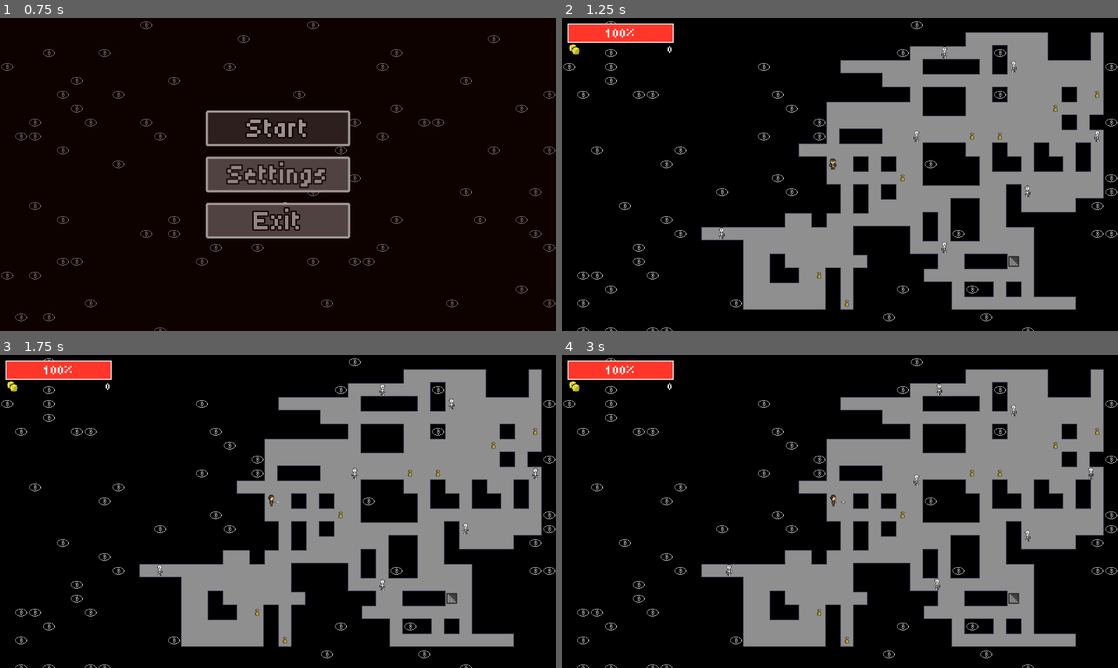
Above: before the commit, frames 1-4 (two rows, left to right).
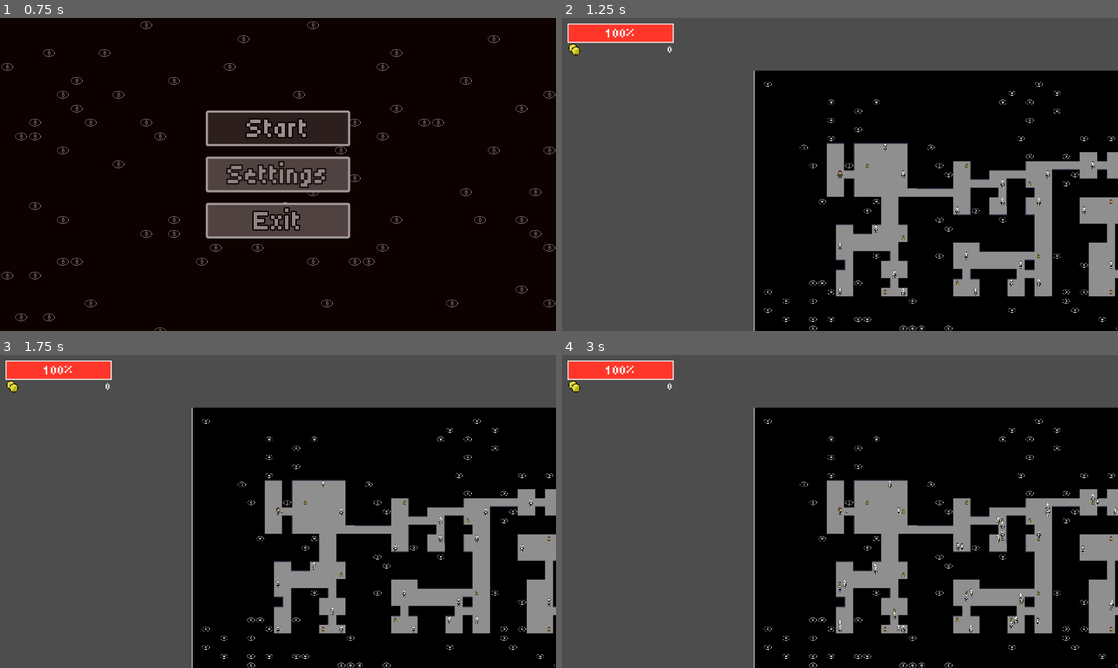
Above: after the commit, the same moments.

Repository: Morfinic/Godot-Inzynierka
Game: Godot game, scene res://Scenes/Main_Menu/MainMenu.tscn
The game is run twice, just before and just after one commit, with the same random seed, the same clock (stepped at 60 frames per second) and the same inputs. Sound files missing from this copy of the repository are replaced by a short silence.
Inputs:
- Up to frame 1 (0.75 s): click "Start" at 0.5 s
- Up to frame 2 (1.25 s): no input
- Up to frame 3 (1.75 s): hold Right (attack_right) from 1.28 s (still down); hold E (interact) from 1.28 s (still down)
- Up to frame 4 (3 s): release Right (attack_right) at 2.03 s; release E (interact) at 2.03 s; hold Down (attack_down) 2.03-2.78 s; tap E (interact) at 2.1 s; hold Right (attack_right) from 2.78 s (still down); hold E (interact) from 2.78 s (still down)

Frame 1 is identical in both runs. In frame 2, 72% of the frame differs, in the area x 0-100%, y 0-100%; in frame 3, 72%; in frame 4, 72%.

Commit message:
Dodano trzeci algorytm proceduralnej generacji

Diff:
--- a/Globals/Resources/Resources.gd
+++ b/Globals/Resources/Resources.gd
@@ -10,6 +10,7 @@
 @export var level_manager: PackedScene
 @export var walker_level: PackedScene
 @export var walker_room_level: PackedScene
+@export var bsp_level: PackedScene
 
 
 @export_category("Audio")
--- a/Globals/Resources/Resources.tscn
+++ b/Globals/Resources/Resources.tscn
@@ -9,6 +9,7 @@
 [ext_resource type="AudioStream" uid="uid://bwivtg8kk7ak5" path="res://Assets/Audio/coin_pickup.mp3" id="7_fo472"]
 [ext_resource type="PackedScene" uid="uid://ckoowfok1w3qo" path="res://Scenes/Game_Manager/Level_Generators/Walker_Room/Walker_Room_Level.tscn" id="7_xcgfi"]
 [ext_resource type="AudioStream" uid="uid://b63bjfa8h3tai" path="res://Assets/Audio/background_noise.mp3" id="8_4ydtg"]
+[ext_resource type="PackedScene" uid="uid://bo6x2rej6rm0y" path="res://Scenes/Game_Manager/Level_Generators/BSP_Level/BSP_Level.tscn" id="8_k1ssm"]
 [ext_resource type="AudioStream" uid="uid://cl3txsml7khha" path="res://Assets/Audio/bone_break.mp3" id="9_ar5q2"]
 [ext_resource type="AudioStream" uid="uid://byi0ja7tgkbac" path="res://Assets/Audio/bone_crack2.mp3" id="10_4s48v"]
 [ext_resource type="AudioStream" uid="uid://xj53yiqihtts" path="res://Assets/Audio/pain_noise_1.mp3" id="11_twokm"]
@@ -24,6 +25,7 @@
 level_manager = ExtResource("5_whbsg")
 walker_level = ExtResource("6_tjdsw")
 walker_room_level = ExtResource("7_xcgfi")
+bsp_level = ExtResource("8_k1ssm")
 coin_pickup = ExtResource("7_fo472")
 background_noise = ExtResource("8_4ydtg")
 bone_break = ExtResource("9_ar5q2")
--- a/Scenes/Actors/Player/Player.tscn
+++ b/Scenes/Actors/Player/Player.tscn
@@ -1340,13 +1340,12 @@
 
 [node name="Stats" parent="." node_paths=PackedStringArray("hurt_sound_player") instance=ExtResource("2_tvyju")]
 unique_name_in_owner = true
-max_health = 10.0
+max_health = 100.0
 base_damage = 10.0
 hurt_sound_player = NodePath("../Audio/Hurt_Sound")
 
 [node name="Camera2D" type="Camera2D" parent="."]
-enabled = false
-zoom = Vector2(4, 4)
+zoom = Vector2(0.65, 0.65)
 
 [node name="Sprite2D" type="AnimatedSprite2D" parent="."]
 sprite_frames = SubResource("SpriteFrames_fnwby")
--- a/Scenes/Actors/Player/player.gd
+++ b/Scenes/Actors/Player/player.gd
@@ -8,6 +8,9 @@
 
 @onready var animation_player: AnimationPlayer = $AnimationPlayer
 @onready var stats: Node = $Stats
+
+
+var dead: bool = false
 
 
 func _ready() -> void:
@@ -37,9 +40,9 @@
 
 
 func _death():
-	if animation_player.is_playing():
-		animation_player.stop()
-	animation_player.play("death")
+	if !dead:
+		dead = true
+		animation_player.play("death")
 
 
 func _death_screen():
--- a/Scenes/Actors/Skeleton_Enemy/attack_state.gd
+++ b/Scenes/Actors/Skeleton_Enemy/attack_state.gd
@@ -10,9 +10,17 @@
 @onready var attack_coll: CollisionShape2D = $"../../Attack_Area/CollisionShape2D"
 
 
+func _ready() -> void:
+	stats.stun_state.connect(_switch_to_Stun)
+
+
 func enter():
 	self_charBody.move_direction = Vector2.ZERO
 	$"../../AnimationPlayer".play("attack")
+
+
+func exit():
+	$"../../AnimationPlayer".stop()
 
 
 func calculate_state():
@@ -29,3 +37,7 @@
 	attack_coll.set_deferred("disabled", true)
 	if body.is_in_group("Player"):
 		body.get_node("Stats").take_damage(stats.damage)
+
+
+func _switch_to_Stun():
+	change_state.emit(self, "stunstate")
--- a/Scenes/Actors/Skeleton_Enemy/follow.gd
+++ b/Scenes/Actors/Skeleton_Enemy/follow.gd
@@ -10,6 +10,7 @@
 
 func _ready() -> void:
 	call_deferred("path_setup")
+	$"../../Stats".stun_state.connect(_switch_to_Stun)
 
 
 func enter():
@@ -43,3 +44,7 @@
 func _on_engage_area_body_exited(body: Node2D) -> void:
 	if body.is_in_group("Player"):
 		change_state.emit(self, "idlestate")
+
+
+func _switch_to_Stun():
+	change_state.emit(self, "stunstate")
--- a/Scenes/Actors/Skeleton_Enemy/idle.gd
+++ b/Scenes/Actors/Skeleton_Enemy/idle.gd
@@ -16,6 +16,7 @@
 func _ready() -> void:
 	tmp_move_options = move_options.duplicate()
 	tmp_move_options.shuffle()
+	$"../../Stats".stun_state.connect(_switch_to_Stun)
 
 
 func random_wander():
@@ -57,7 +58,7 @@
 	if self_charBody.get_slide_collision_count():
 		tmp_move_options.erase(move_direction)
 
-		self_charBody.position += move_direction * -2
+		self_charBody.position += move_direction * -5
 
 		random_wander()
 
@@ -67,3 +68,7 @@
 func _on_engage_area_body_entered(body: Node2D) -> void:
 	if body.is_in_group("Player"):
 		change_state.emit(self, "followstate")
+
+
+func _switch_to_Stun():
+	change_state.emit(self, "stunstate")
--- a/Scenes/Actors/Skeleton_Enemy/skeleton_enemy.gd
+++ b/Scenes/Actors/Skeleton_Enemy/skeleton_enemy.gd
@@ -4,6 +4,7 @@
 
 var player_body: CharacterBody2D
 var move_direction = Vector2.ZERO
+var dead: bool = false
 
 
 @export var move_speed = 35.0
@@ -23,12 +24,18 @@
 	move_and_slide()
 
 
+#func _death():
+	#$Terrain_Collision.disabled = true
+	#RunStats.EnemiesKilled += 1
+	#if $AnimationPlayer.is_playing():
+		#$AnimationPlayer.stop()
+	#$AnimationPlayer.play("death")
+
 func _death():
-	$Terrain_Collision.disabled = true
-	RunStats.EnemiesKilled += 1
-	if $AnimationPlayer.is_playing():
-		$AnimationPlayer.stop()
-	$AnimationPlayer.play("death")
+	if !dead:
+		dead = true
+		RunStats.EnemiesKilled += 1
+		$AnimationPlayer.play("death")
 
 func _death_anim():
 	queue_free()
--- a/Scenes/Actors/Skeleton_Enemy/skeleton_enemy.tscn
+++ b/Scenes/Actors/Skeleton_Enemy/skeleton_enemy.tscn
@@ -8,10 +8,12 @@
 [ext_resource type="PackedScene" uid="uid://2org5kcgins4" path="res://Scenes/Actors/stats.tscn" id="4_wda7t"]
 [ext_resource type="Script" path="res://Scenes/Actors/Skeleton_Enemy/state_machine.gd" id="5_q7gt7"]
 [ext_resource type="Script" path="res://Scenes/Actors/Skeleton_Enemy/idle.gd" id="6_arwbr"]
+[ext_resource type="Texture2D" uid="uid://bcvv13nuvv6lf" path="res://Scenes/Actors/Skeleton_Enemy/Assets/skeleton_stun.png" id="6_l1jy2"]
 [ext_resource type="Script" path="res://Scenes/Actors/Skeleton_Enemy/stun_timer.gd" id="6_xyj73"]
 [ext_resource type="Script" path="res://Scenes/Actors/Skeleton_Enemy/follow.gd" id="8_t4arp"]
 [ext_resource type="Script" path="res://Scenes/Actors/Skeleton_Enemy/attack_state.gd" id="9_a6p4p"]
 [ext_resource type="AudioStream" uid="uid://cl3txsml7khha" path="res://Assets/Audio/bone_break.mp3" id="12_bdqar"]
+[ext_resource type="Script" path="res://Scenes/Actors/Skeleton_Enemy/stun_state.gd" id="12_w58eg"]
 [ext_resource type="AudioStream" uid="uid://byi0ja7tgkbac" path="res://Assets/Audio/bone_crack2.mp3" id="13_jvje1"]
 
 [sub_resource type="AtlasTexture" id="AtlasTexture_lii23"]
@@ -48,6 +50,14 @@
 
 [sub_resource type="AtlasTexture" id="AtlasTexture_inxka"]
 atlas = ExtResource("2_lf12d")
+region = Rect2(15, 0, 15, 29)
+
+[sub_resource type="AtlasTexture" id="AtlasTexture_an45d"]
+atlas = ExtResource("6_l1jy2")
+region = Rect2(0, 0, 15, 29)
+
+[sub_resource type="AtlasTexture" id="AtlasTexture_iq61w"]
+atlas = ExtResource("6_l1jy2")
 region = Rect2(15, 0, 15, 29)
 
 [sub_resource type="AtlasTexture" id="AtlasTexture_10jns"]
@@ -100,6 +110,17 @@
 }],
 "loop": true,
 "name": &"Idle",
+"speed": 5.0
+}, {
+"frames": [{
+"duration": 1.0,
+"texture": SubResource("AtlasTexture_an45d")
+}, {
+"duration": 1.0,
+"texture": SubResource("AtlasTexture_iq61w")
+}],
+"loop": true,
+"name": &"Stun",
 "speed": 5.0
 }, {
 "frames": [{
@@ -326,13 +347,43 @@
 "values": [0, 1]
 }
 
+[sub_resource type="Animation" id="Animation_k0s6a"]
+resource_name = "stun"
+length = 0.3
+loop_mode = 1
+tracks/0/type = "value"
+tracks/0/imported = false
+tracks/0/enabled = true
+tracks/0/path = NodePath("Animated_Sprite:animation")
+tracks/0/interp = 1
+tracks/0/loop_wrap = true
+tracks/0/keys = {
+"times": PackedFloat32Array(0),
+"transitions": PackedFloat32Array(1),
+"update": 1,
+"values": [&"Stun"]
+}
+tracks/1/type = "value"
+tracks/1/imported = false
+tracks/1/enabled = true
+tracks/1/path = NodePath("Animated_Sprite:frame")
+tracks/1/interp = 1
+tracks/1/loop_wrap = true
+tracks/1/keys = {
+"times": PackedFloat32Array(0, 0.2),
+"transitions": PackedFloat32Array(1, 1),
+"update": 1,
+"values": [0, 1]
+}
+
 [sub_resource type="AnimationLibrary" id="AnimationLibrary_wvmwj"]
 _data = {
 "RESET": SubResource("Animation_v70mp"),
 "attack": SubResource("Animation_emgit"),
 "death": SubResource("Animation_tqeyy"),
 "idle": SubResource("Animation_20b17"),
-"run": SubResource("Animation_iba4x")
+"run": SubResource("Animation_iba4x"),
+"stun": SubResource("Animation_k0s6a")
 }
 
 [node name="SkeletonEnemy" type="CharacterBody2D" groups=["Enemy"]]
@@ -341,7 +392,7 @@
 
 [node name="Stats" parent="." node_paths=PackedStringArray("stun_timer", "hurt_sound_player") instance=ExtResource("4_wda7t")]
 stun_timer = NodePath("../Stun_Timer")
-max_health = 100.0
+max_health = 25.0
 base_damage = 5.0
 hurt_sound_player = NodePath("../Audio/Hurt_Sound")
 
@@ -400,6 +451,9 @@
 self_charBody = NodePath("../..")
 stats = NodePath("../../Stats")
 
+[node name="StunState" type="Node" parent="State_Machine"]
+script = ExtResource("12_w58eg")
+
 [node name="Audio" type="Node" parent="."]
 
 [node name="Death_Sound" type="AudioStreamPlayer" parent="Audio"]
@@ -414,4 +468,4 @@
 [connection signal="body_entered" from="Engage_Area" to="State_Machine/IdleState" method="_on_engage_area_body_entered"]
 [connection signal="body_exited" from="Engage_Area" to="State_Machine/FollowState" method="_on_engage_area_body_exited"]
 [connection signal="body_entered" from="Attack_Area" to="State_Machine/AttackState" method="_on_attack_area_body_entered"]
-[connection signal="timeout" from="Stun_Timer" to="Stun_Timer" method="_on_timeout"]
+[connection signal="timeout" from="Stun_Timer" to="State_Machine/StunState" method="_on_stun_timer_timeout"]
--- a/Scenes/Actors/Skeleton_Enemy/state_machine.gd
+++ b/Scenes/Actors/Skeleton_Enemy/state_machine.gd
@@ -43,3 +43,7 @@
 
 	new_state.enter()
 	current_state = new_state
+
+
+func _change_to_stun():
+	_on_child_transition(StunState, "stunstate")
--- /dev/null
+++ b/Scenes/Actors/Skeleton_Enemy/stun_state.gd
@@ -0,0 +1,17 @@
+extends State
+class_name StunState
+
+
+@onready var stun_timer: Timer = $"../../Stun_Timer"
+
+
+func enter():
+	$"../../AnimationPlayer".play("stun")
+	stun_timer.start(0.3)
+
+
+func _on_stun_timer_timeout() -> void:
+	if $"../../Engage_Area".has_overlapping_bodies():
+		change_state.emit(self, "followstate")
+	else:
+		change_state.emit(self, "idlestate")
--- a/Scenes/Actors/Skeleton_Enemy/stun_timer.gd
+++ b/Scenes/Actors/Skeleton_Enemy/stun_timer.gd
@@ -1,5 +1 @@
 extends Timer
-
-
-func _on_timeout() -> void:
-	owner.process_mode = Node.PROCESS_MODE_INHERIT
--- a/Scenes/Actors/stats.gd
+++ b/Scenes/Actors/stats.gd
@@ -4,6 +4,7 @@
 signal death
 signal took_damage(health)
 signal increased_max_health(health)
+signal stun_state
 
 
 @export var stun_timer: Timer = null
@@ -17,6 +18,7 @@
 
 @onready var health: float = max_health
 var damage
+var dead: bool = false
 
 
 func _ready() -> void:
@@ -31,18 +33,22 @@
 
 
 func take_damage(_damage):
-	health -= _damage
-	took_damage.emit(health)
+	if !dead:
+		health -= _damage
+		took_damage.emit(health)
 
-	if health > 0 and hurt_sound_player.playing == false:
-		hurt_sound_player.play()
+		if health <= 0:
+			dead = true
+			death.emit()
+			return
 
-	if health <= 0:
-		death.emit()
+		if health > 0 and hurt_sound_player.playing == false and !dead:
+			hurt_sound_player.play()
 
-	if stun_timer != null:
-		owner.process_mode = Node.PROCESS_MODE_DISABLED
-		stun_timer.start(0.5)
+		if stun_timer != null:
+			#owner.process_mode = Node.PROCESS_MODE_DISABLED
+			#stun_timer.start(0.5)
+			stun_state.emit()
 
 
 func increase_max_health(amount):
--- /dev/null
+++ b/Scenes/Game_Manager/Level_Generators/BSP_Level/BSP_Level.tscn
@@ -0,0 +1,28 @@
+[gd_scene load_steps=7 format=3 uid="uid://bo6x2rej6rm0y"]
+
+[ext_resource type="Script" path="res://Scenes/Game_Manager/Level_Generators/BSP_Level/bsp_level.gd" id="1_qj2we"]
+[ext_resource type="PackedScene" uid="uid://cu5jlhe8usdkc" path="res://Scenes/Background/background.tscn" id="2_5tgg6"]
+[ext_resource type="PackedScene" uid="uid://c2f251vwx2led" path="res://Scenes/Exit/Exit.tscn" id="2_vagfc"]
+[ext_resource type="PackedScene" uid="uid://dlsox1gb4ljat" path="res://Scenes/Treasure/Treasure.tscn" id="3_cqenn"]
+[ext_resource type="TileSet" uid="uid://bp6smkbjkuwan" path="res://Assets/Level_Tilemap.tres" id="3_et4wq"]
+[ext_resource type="PackedScene" uid="uid://ccl4xqd5sml6o" path="res://Scenes/Actors/Skeleton_Enemy/skeleton_enemy.tscn" id="4_1cfl6"]
+
+[node name="BSP_Level" type="Node2D"]
+script = ExtResource("1_qj2we")
+exit = ExtResource("2_vagfc")
+treasure = ExtResource("3_cqenn")
+enemy = ExtResource("4_1cfl6")
+
+[node name="Terrain" type="Node2D" parent="."]
+
+[node name="Background" parent="Terrain" instance=ExtResource("2_5tgg6")]
+
+[node name="Terrain" type="TileMapLayer" parent="Terrain"]
+tile_set = ExtResource("3_et4wq")
+
+[node name="Exit_Finder" type="NavigationAgent2D" parent="Terrain/Terrain"]
+path_desired_distance = 0.1
+
+[node name="Treasure_Holder" type="Node2D" parent="."]
+
+[node name="Enemies_Holder" type="Node2D" parent="."]
--- /dev/null
+++ b/Scenes/Game_Manager/Level_Generators/BSP_Level/bsp_level.gd
@@ -0,0 +1,180 @@
+extends Node2D
+class_name BSP_Level
+
+
+@export var exit: PackedScene
+@export var treasure: PackedScene
+@export var enemy: PackedScene
+
+
+@onready var background: TileMapLayer = $Terrain/Background
+@onready var floor_tilemap: TileMapLayer = $Terrain/Terrain
+@onready var exit_finder: NavigationAgent2D = $Terrain/Terrain/Exit_Finder
+@onready var treasure_holder: Node2D = $Treasure_Holder
+@onready var enemies_holder: Node2D = $Enemies_Holder
+
+
+var root_node: TreeNode
+
+var borders: Rect2
+var map: Array = []
+var corridors: Array = []
+var rooms: Array = []
+var rooms_map: Array = []
+var player: CharacterBody2D
+
+
+func _ready() -> void:
+	background.set_size(borders.size)
+	generate_level()
+	place_player()
+	place_exit()
+	place_treasure()
+	place_enemies()
+
+
+func with_data(_borders, _player) -> BSP_Level:
+	borders = _borders
+	player = _player
+	return self
+
+
+func generate_level():
+	root_node = TreeNode.new(
+		Vector2i(0, 0),
+		borders.size
+	)
+	root_node.split(10)
+	rooms = root_node.return_leaves()
+
+	for room in rooms:
+		var room_map: Array = []
+		for x in range(room.size.x):
+			for y in range(room.size.y):
+				var tile = Vector2(x + room.position.x, y + room.position.y)
+				room_map.append(tile)
+				map.append(tile)
+		rooms_map.append(room_map)
+
+	for i in range(0, rooms.size() - 1):
+		var path = get_corridor_path(rooms[i], rooms[i + 1])
+		var walker = path[0]
+		while walker != path[1]:
+			if walker.y == path[1].y:
+				walker.x += 1 * sign(path[1].x - path[0].x)
+				if not corridors.has(walker):
+					corridors.append(walker)
+			else:
+				walker.y += 1 * sign(path[1].y - path[0].y)
+				if not corridors.has(walker):
+					corridors.append(walker)
+
+	floor_tilemap.set_cells_terrain_connect(
+			map + corridors, 0, 0
+		)
+
+
+func get_corridor_path(room1, room2):
+	return [
+		get_room_center(room1),
+		get_room_center(room2)
+	]
+
+
+func get_room_center(room):
+	return Vector2i(room.position.x + room.size.x / 2, room.position.y + room.size.y / 2)
+
+
+func place_player():
+	var _spawn_room = rooms.pop_front()
+	rooms_map.pop_front()
+	var _spawn_tile = get_room_center(_spawn_room)
+
+	var player_spawn_position = Vector2(
+		_spawn_tile.x * 32 + 16,
+		_spawn_tile.y * 32 + 16
+	)
+	player.position = player_spawn_position
+
+
+func place_exit():
+	var exit_node = exit.instantiate()
+	var _spawn_tile = find_exit_position()
+
+	var exit_position = Vector2(
+		_spawn_tile.x * 32 + 16,
+		_spawn_tile.y * 32 + 16
+	)
+
+	exit_node.position = exit_position
+	add_child(exit_node)
+	exit_node.connect("level_finished", Callable(self, "finish_level"))
+	map.erase(_spawn_tile)
+
+func finish_level():
+	queue_free()
+
+
+func find_exit_position():
+	var rooms_dup = rooms.duplicate()
+	var first_room = rooms_dup.pop_front()
+	var exit_position = first_room.position
+	var player_spawn = player.position
+	var exit_room
+
+	for room in rooms_dup:
+		exit_finder.target_position = exit_position
+		var distance_to_current_exit = exit_finder.distance_to_target()
+
+		exit_finder.target_position = room.position
+		var distance_to_new_exit = exit_finder.distance_to_target()
+
+		if distance_to_new_exit > distance_to_current_exit:
+			exit_position = room.position
+			exit_room = room
+
+	return get_room_center(exit_room)
+
+
+func place_treasure():
+	for room in rooms_map.duplicate():
+		var treasure_amount = randi_range(1, 3)
+
+		for i in treasure_amount:
+			var _spawn_tile = room.pick_random()
+			var del_tiles = Utils.get_surrounding_tile_area(
+				_spawn_tile, floor_tilemap, 2
+			)
+			for tile in del_tiles:
+				room.erase(tile)
+
+			var treasure_position = Vector2(
+				_spawn_tile.x * 32 + 16,
+				_spawn_tile.y * 32 + 16
+			)
+
+			var treasure_node = treasure.instantiate()
+			treasure_node.position = treasure_position
+			treasure_holder.add_child(treasure_node)
+
+
+func place_enemies():
+	for room in rooms_map.duplicate():
+		var enemy_amount = randi_range(1, 3)
+
+		for i in enemy_amount:
+			var _spawn_tile = room.pick_random()
+			var del_tiles = Utils.get_surrounding_tile_area(
+				_spawn_tile, floor_tilemap, 3
+			)
+			for tile in del_tiles:
+				room.erase(tile)
+
+			var enemy_position = Vector2(
+				_spawn_tile.x * 32 + 16,
+				_spawn_tile.y * 32 + 16
+			)
+
+			var enemy_node = enemy.instantiate().with_data(player)
+			enemy_node.position = enemy_position
+			enemies_holder.add_child(enemy_node)
--- /dev/null
+++ b/Scenes/Game_Manager/Level_Generators/BSP_Level/tree_node.gd
@@ -0,0 +1,69 @@
+extends Node
+class_name TreeNode
+
+
+var left_child: TreeNode
+var right_child: TreeNode
+var position: Vector2i
+var size: Vector2i
+
+
+func _init(position, size) -> void:
+	self.position = position
+	self.size = size
+
+
+func return_leaves():
+	if not (left_child && right_child):
+		return [self]
+	else:
+		return left_child.return_leaves() + right_child.return_leaves()
+
+
+func split(remaining):
+	var randomizer = RandomNumberGenerator.new()
+	var split_percent = randomizer.randf_range(0.3,  0.7)
+	var min_size := Vector2i(2, 2)
+	var split := false
+	var new_size
+
+	if size.x > min_size.x and size.y > min_size.y:
+		split = true
+	else:
+		return
+
+	if split:
+		if size.x < size.y:
+			var left_child_height = int(size.y * split_percent)
+			new_size = Vector2i(size.x, left_child_height)
+
+			if new_size.x <= min_size.x or new_size.y <= min_size.y:
+				return
+			else:
+				left_child = TreeNode.new(
+					Vector2i(position.x + 1, position.y + 1),
+					Vector2i(size.x - 1, left_child_height - 1)
+				)
+				right_child = TreeNode.new(
+					Vector2i(position.x + 1, position.y + left_child_height + 1),
+					Vector2i(size.x - 1, size.y - left_child_height - 1)
+				)
+		else:
+			var left_child_width = int(size.x * split_percent)
+			new_size = Vector2i(size.y, left_child_width)
+
+			if new_size.x <= min_size.x or new_size.y <= min_size.y:
+				return
+			else:
+				left_child = TreeNode.new(
+					Vector2i(position.x + 1, position.y + 1),
+					Vector2i(left_child_width - 1, size.y - 1)
+				)
+				right_child = TreeNode.new(
+					Vector2i(position.x + left_child_width + 1, position.y + 1),
+					Vector2i(size.x - left_child_width - 1, size.y - 1)
+				)
+
+	if remaining > 0:
+		left_child.split(remaining - 1)
+		right_child.split(remaining - 1)
--- a/Scenes/Game_Manager/Level_Generators/Walker/walker_level.gd
+++ b/Scenes/Game_Manager/Level_Generators/Walker/walker_level.gd
@@ -68,7 +68,7 @@
 
 	var tmp_map = map.duplicate()
 	tmp_map.shuffle()
-	var exit_options = tmp_map.slice(0, 10)
+	var exit_options = tmp_map.slice(0, 20)
 	var _spawn_tile = find_exit_position(exit_options)
 
 	var del_tiles = Utils.get_surrounding_tile_area(
@@ -97,7 +97,7 @@
 	var exit_position = first_pos
 	var player_spawn = player.position
 
-	for option in exit_options:
+	for option in map:
 		exit_finder.target_position = exit_position
 		var distance_to_current_exit = exit_finder.distance_to_target()
 
--- a/Scenes/Game_Manager/Level_Generators/Walker_Room/Walker_Room_Level.tscn
+++ b/Scenes/Game_Manager/Level_Generators/Walker_Room/Walker_Room_Level.tscn
@@ -20,7 +20,7 @@
 [node name="Terrain" type="TileMapLayer" parent="Terrain"]
 tile_set = ExtResource("3_jbig5")
 
-[node name="Terrain_PathFinder" type="NavigationAgent2D" parent="Terrain/Terrain"]
+[node name="Exit_Finder" type="NavigationAgent2D" parent="Terrain/Terrain"]
 path_desired_distance = 0.1
 navigation_layers = 4
 path_postprocessing = 1
--- a/Scenes/Game_Manager/Level_Generators/Walker_Room/walker_room_level.gd
+++ b/Scenes/Game_Manager/Level_Generators/Walker_Room/walker_room_level.gd
@@ -6,7 +6,7 @@
 @onready var floor_tilemap: TileMapLayer = $Terrain/Terrain
 @onready var treasure_holder: Node2D = $Treasure_Holder
 @onready var enemies_holder: Node2D = $Enemies_Holder
-@onready var nav_agent: NavigationAgent2D = $Terrain/Terrain/Terrain_PathFinder
+@onready var nav_agent: NavigationAgent2D = $Terrain/Terrain/Exit_Finder
 
 
 @export var exit: PackedScene
--- a/Scenes/Game_Manager/level_manager.gd
+++ b/Scenes/Game_Manager/level_manager.gd
@@ -11,18 +11,22 @@
 
 
 func init_level():
-	var floor_id = RunStats.Floor % 2
+	var floor_id = RunStats.Floor % 1
 	var level
 	var level_size := Vector2i(38, 20)
 	#38, 20
 
 	match floor_id:
+		0:
+			level = Resources.bsp_level.instantiate().with_data(
+				Rect2(Vector2(1, 1), level_size), player
+			)
+		2:
+			level = Resources.walker_room_level.instantiate().with_data(
+				level_size / 2, Rect2(Vector2(1, 1), level_size), player
+			)
 		1:
 			level = Resources.walker_level.instantiate().with_data(
-				level_size / 2, Rect2(Vector2(1, 1), level_size), player
-			)
-		0:
-			level = Resources.walker_room_level.instantiate().with_data(
 				level_size / 2, Rect2(Vector2(1, 1), level_size), player
 			)
 
Not shown: 1 places in Globals/Resources/Resources.tscn that only renumber resources
Binary file added: Scenes/Actors/Skeleton_Enemy/Assets/skeleton_stun.aseprite
Binary file added: Scenes/Actors/Skeleton_Enemy/Assets/skeleton_stun.png
Not shown, added: Scenes/Actors/Skeleton_Enemy/Assets/skeleton_stun.png.import
Not shown: 1 places in Scenes/Actors/Skeleton_Enemy/skeleton_enemy.tscn that only renumber resources
